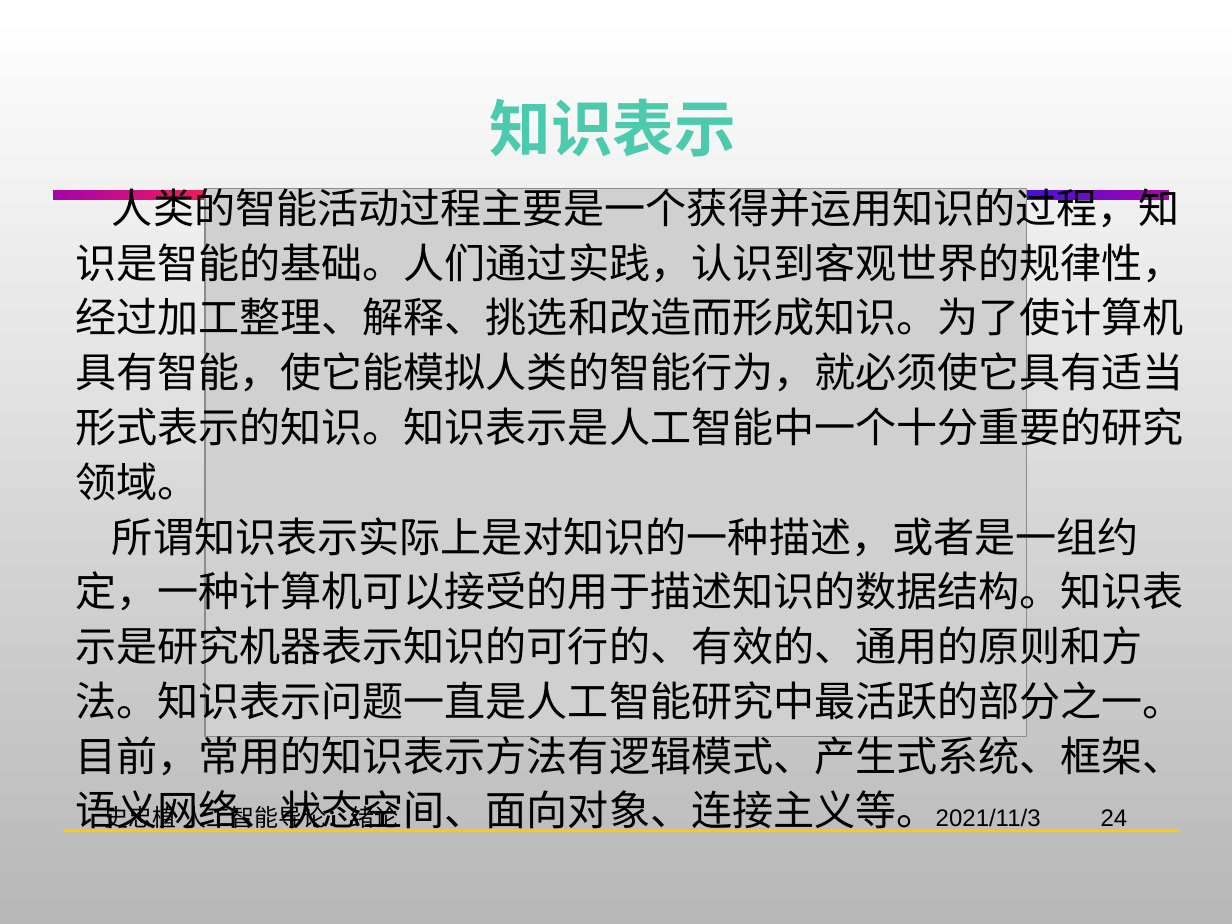
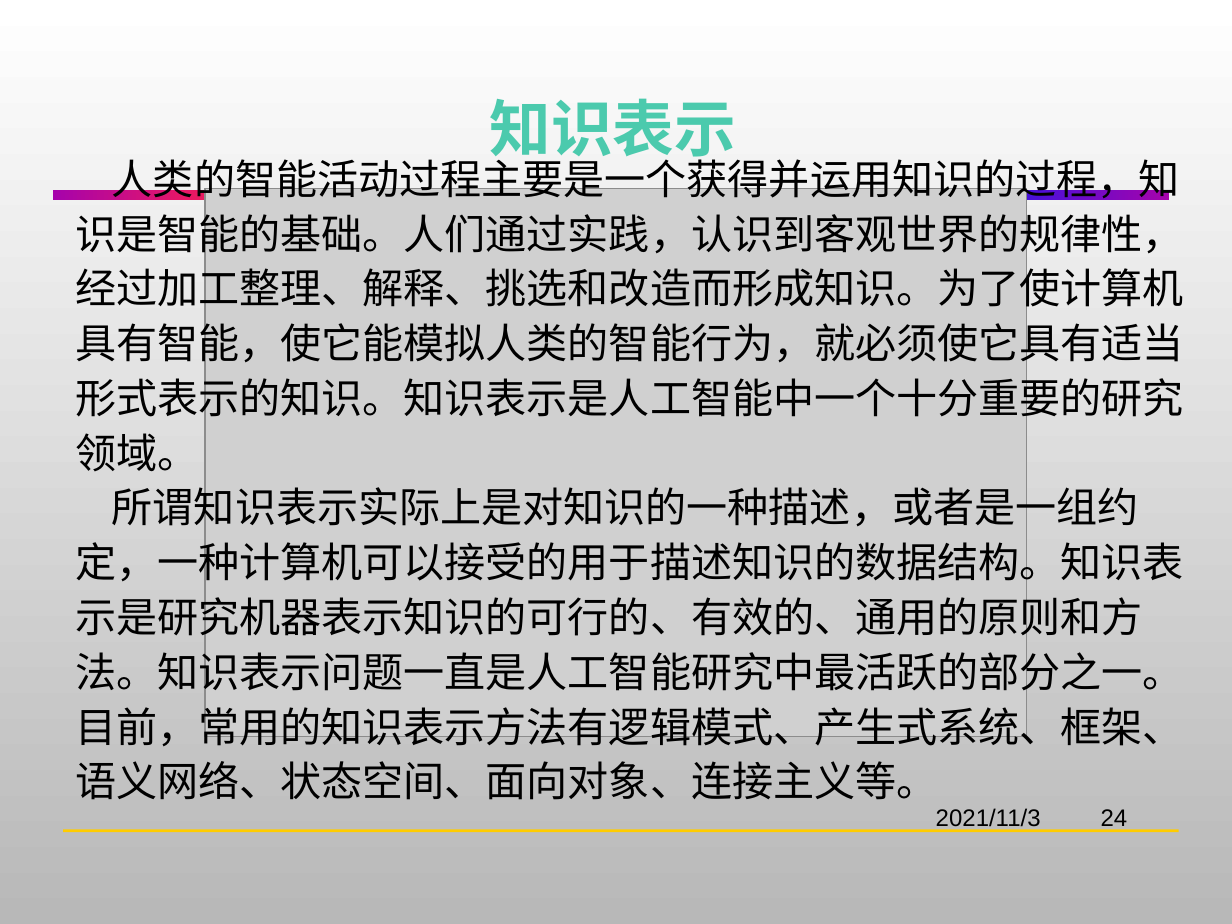
Before and after one commit to HBU/Artificial_Intelligence, a slide deck: slide 24 of AI-PPT-史忠植/AI01绪论.pptx. Drawn at 1232x924 pixels with LibreOffice and Linux fonts; fonts in the diff are those of the drawing; grey boxes stand for pictures; background and template pictures are left out. Boxes give left, top, right and bottom in pixels: in the first picture for what was removed or moved away, otherwise in the second. Text is boxed around its words. In the diff, an @@ line names an element or a change of style, - is before the commit and + after.

```diff
--- a/AI-PPT-史忠植/AI01绪论.pptx
+++ b/AI-PPT-史忠植/AI01绪论.pptx
@@ text "人类的智能活动过程主要是一个获得并运用知识的过程，知识是智能的基础。人们通过实践，认识到客观世界的规律性，经过加工整理、 ..." rewrapped from (75, 188, 1184, 832) to (75, 152, 1184, 800) @@
@@ text removed at (105, 802, 398, 833) @@
-史忠植 人工智能导论：绪论
```
Also in this commit, not shown: 43 other slides changed, 1 other file.
